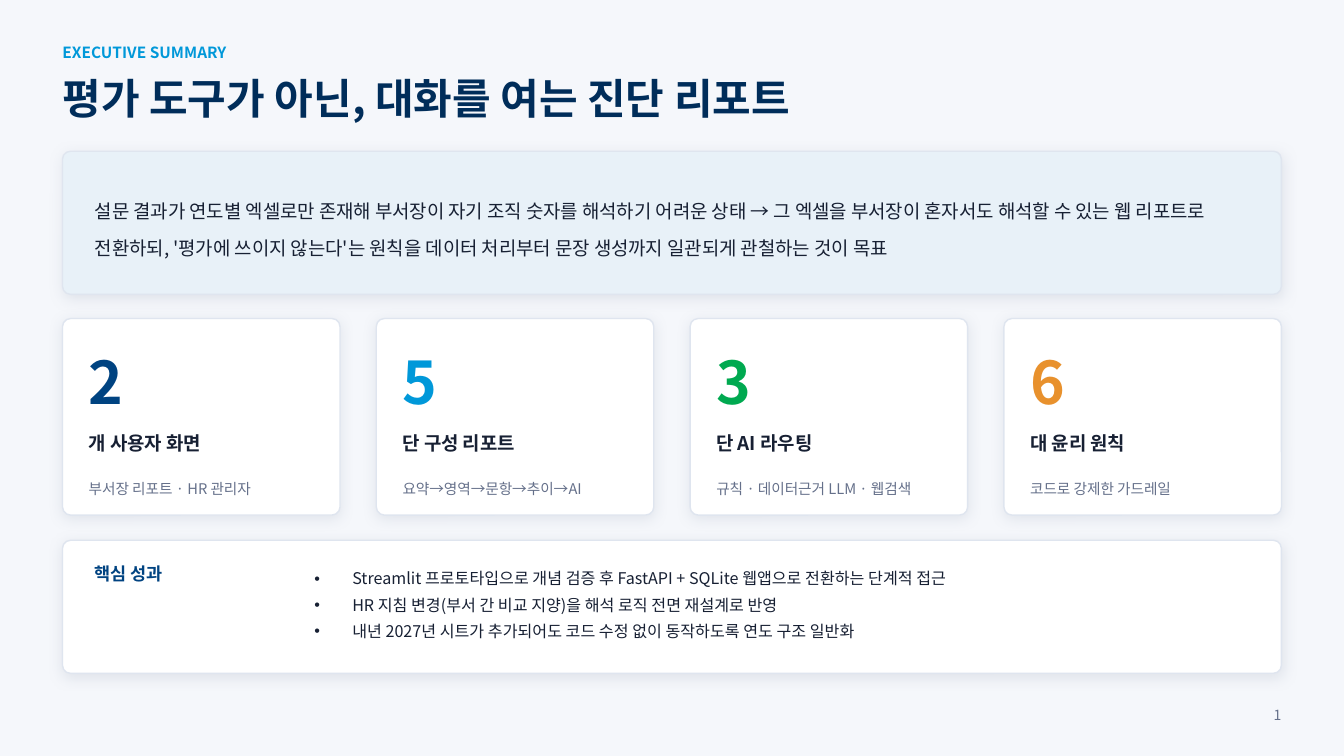
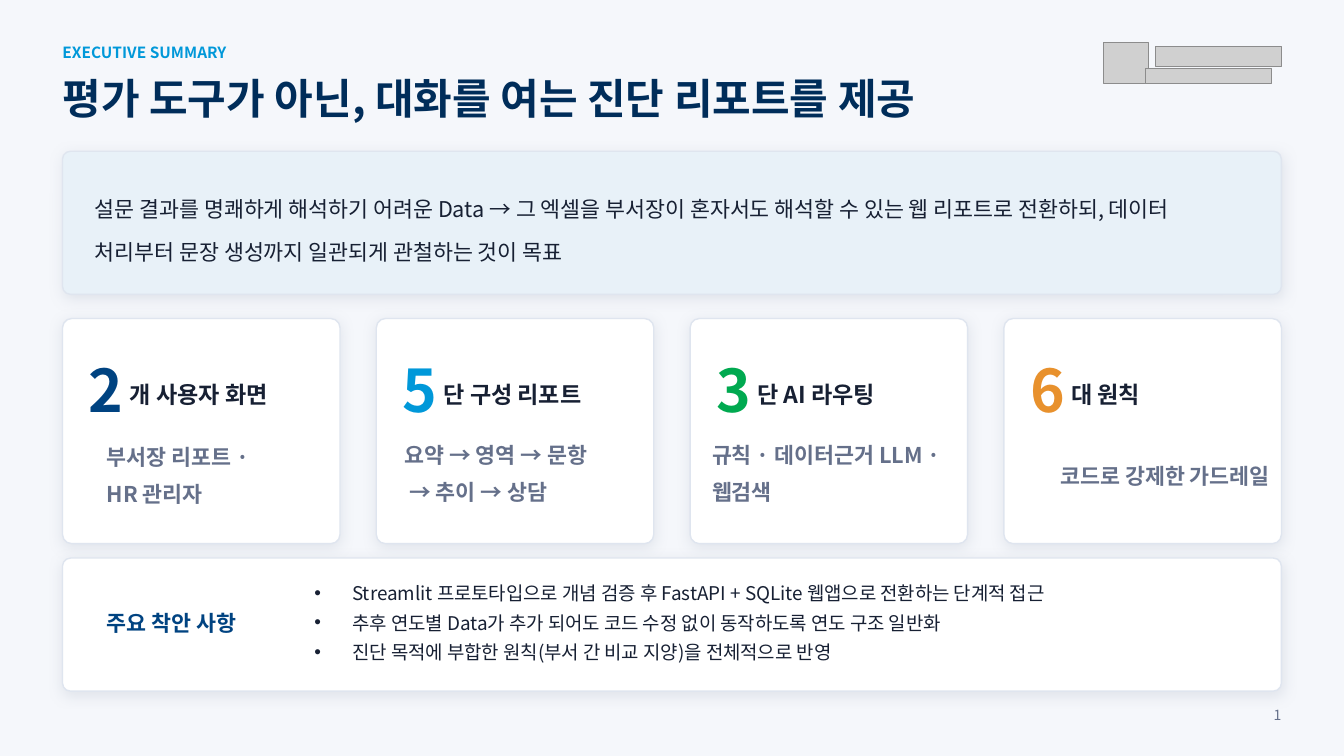
Before and after one commit to frypanegg/AI_PJT, a slide deck: slide 2 of Org_health_diag/docs/2026_조직건강도_AI_Agent_수행결과.pptx. Drawn at 1344x756 pixels with LibreOffice and Linux fonts; fonts in the diff are those of the drawing; grey boxes stand for pictures. Boxes give left, top, right and bottom in pixels: in the first picture for what was removed or moved away, otherwise in the second. Text is boxed around its words. In the diff, an @@ line names an element or a change of style, - is before the commit and + after.

```diff
--- a/Org_health_diag/docs/2026_조직건강도_AI_Agent_수행결과.pptx
+++ b/Org_health_diag/docs/2026_조직건강도_AI_Agent_수행결과.pptx
@@ picture added at (x1=1104, y1=42, x2=1149, y2=84) @@
@@ picture added at (x1=1155, y1=46, x2=1281, y2=66) @@
@@ text at (x1=62, y1=78, x2=915, y2=123): text changed @@
-평가 도구가 아닌, 대화를 여는 진단 리포트
+평가 도구가 아닌, 대화를 여는 진단 리포트를 제공
@@ picture added at (x1=1145, y1=69, x2=1271, y2=84) @@
@@ text at (x1=95, y1=199, x2=1169, y2=262): text changed; size 13.5 to 15.5 pt @@
-설문 결과가 연도별 엑셀로만 존재해 부서장이 자기 조직 숫자를 해석하기 어려운 상태 → 그 엑셀을 부서장이 혼자서도 해석할 수 있는 웹 리포트로 전환하되, '평가에 쓰이지 않는다'는 원칙을 데이터 처리부터 문장 생성까지 일관되게 관철하는 것이 목표
+설문 결과를 명쾌하게 해석하기 어려운 Data → 그 엑셀을 부서장이 혼자서도 해석할 수 있는 웹 리포트로 전환하되, 데이터 처리부터 문장 생성까지 일관되게 관철하는 것이 목표
@@ rounded rectangle resized from (x1=63, y1=319, x2=340, y2=515) to (x1=63, y1=319, x2=340, y2=543) @@
@@ rounded rectangle resized from (x1=376, y1=319, x2=653, y2=515) to (x1=376, y1=319, x2=653, y2=543) @@
@@ rounded rectangle resized from (x1=691, y1=319, x2=968, y2=515) to (x1=691, y1=319, x2=968, y2=543) @@
@@ rounded rectangle resized from (x1=1004, y1=319, x2=1281, y2=515) to (x1=1004, y1=319, x2=1281, y2=543) @@
@@ 4 texts moved together from (x1=89, y1=359, x2=1065, y2=405) to (x1=89, y1=367, x2=1065, y2=413) @@
@@ 3 texts moved together from (x1=89, y1=434, x2=812, y2=452) to (x1=130, y1=383, x2=876, y2=405) @@
@@ size 13.5 to 16.5 pt in 3 elements at (x1=130, y1=383, x2=267, y2=405), (x1=444, y1=383, x2=582, y2=405), (x1=758, y1=383, x2=876, y2=405) @@
@@ text at (x1=1071, y1=383, x2=1140, y2=405): text changed; size 13.5 to 16.5 pt @@
-대 윤리 원칙
+대 원칙
@@ text "부서장 리포트 · HR 관리자" moved from (x1=89, y1=482, x2=251, y2=495) to (x1=107, y1=447, x2=232, y2=504) @@
@@ text at (x1=404, y1=444, x2=587, y2=502): text changed; size 10.5 to 15.5 pt; bold on @@
-요약→영역→문항→추이→AI
+요약 → 영역 → 문항
+→ 추이 → 상담
@@ size 10.5 to 15.5 pt, bold on in 3 elements at (x1=107, y1=447, x2=232, y2=504), (x1=1060, y1=466, x2=1270, y2=486), (x1=712, y1=445, x2=923, y2=502) @@
@@ text "규칙 · 데이터근거 LLM · ..." moved from (x1=716, y1=482, x2=911, y2=495) to (x1=712, y1=445, x2=923, y2=502) @@
@@ text "코드로 강제한 가드레일" moved from (x1=1030, y1=482, x2=1171, y2=495) to (x1=1060, y1=466, x2=1270, y2=486) @@
@@ rounded rectangle moved from (x1=63, y1=540, x2=1281, y2=674) to (x1=63, y1=559, x2=1281, y2=692) @@
@@ text removed at (x1=95, y1=565, x2=163, y2=582) @@
-핵심 성과
@@ text "Streamlit 프로토타입으로 개념 검증 후 ..." moved from (x1=352, y1=570, x2=946, y2=639) to (x1=352, y1=584, x2=1045, y2=663) @@
@@ text at (x1=352, y1=584, x2=1045, y2=604): size 11.5 to 13.5 pt in "Streamlit 프로토타입으로 개념 검증 후 FastAPI + ..."; indent changed @@
@@ text added at (x1=107, y1=612, x2=236, y2=633), 15.5 pt, text #004381, bold @@
+주요 착안 사항
@@ text at (x1=352, y1=614, x2=941, y2=663): text changed; size 11.5 to 13.5 pt @@
-• HR 지침 변경(부서 간 비교 지양)을 해석 로직 전면 재설계로 반영
-• 내년 2027년 시트가 추가되어도 코드 수정 없이 동작하도록 연도 구조 일반화
+• 추후 연도별 Data가 추가 되어도 코드 수정 없이 동작하도록 연도 구조 일반화
+• 진단 목적에 부합한 원칙(부서 간 비교 지양)을 전체적으로 반영
```
Also in this commit, not shown: 9 other slides changed, 1 slide added, 1 slide removed.
